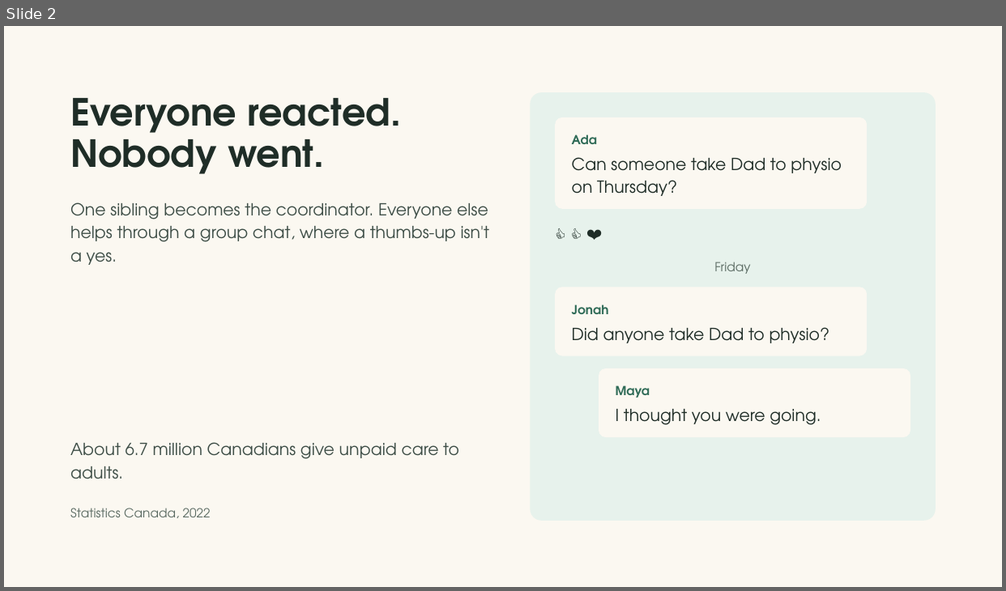
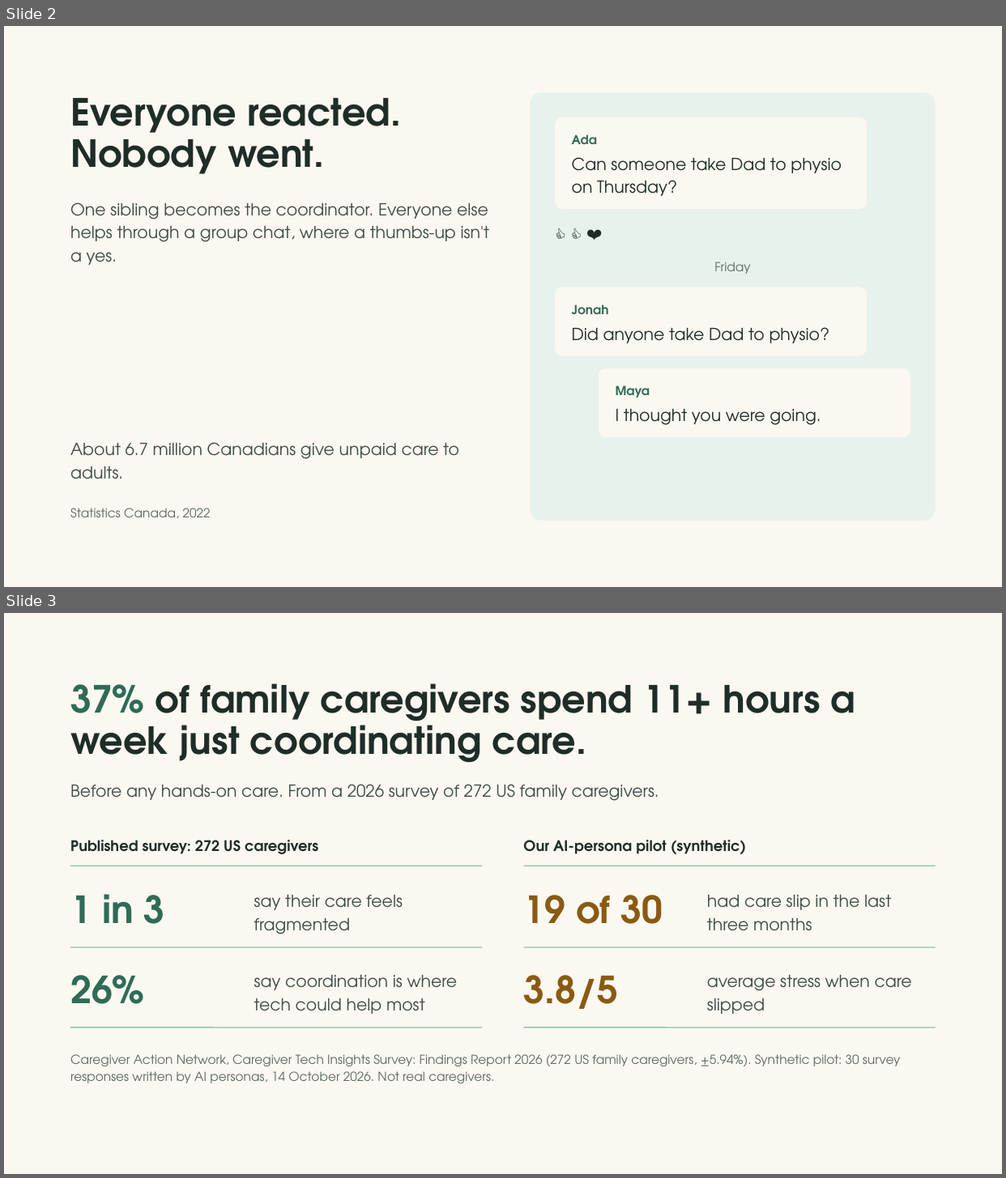
Before and after one commit to Team-Claudia/kindred, a slide deck: docs/pitch/Kindred Demo Day Pitch V3.pptx. Shown one above the other, each under a label of ours: slide 2 before the commit, slides 2 and 3 after it. The pictures are 1006x591 and 1006x1178 pixels, drawn with LibreOffice and Linux fonts; fonts in the diff are those of the drawing. Boxes give left, top, right and bottom in pixels: in the first picture for what was removed or moved away, otherwise in the second. Text is boxed around its words. In the diff, an @@ line names an element or a change of style, - is before the commit and + after.

```diff
--- a/docs/pitch/Kindred Demo Day Pitch V3.pptx
+++ b/docs/pitch/Kindred Demo Day Pitch V3.pptx
@@ slide 3 added at (4, 613, 1002, 1174), background #FBF8F1 @@
@@ title added at (70, 683, 854, 763), 36 pt, text #1F2D27, bold @@
+37% of family caregivers spend 11+ hours a week just coordinating care.
@@ text added at (70, 784, 659, 801), 16 pt, text #3D4D46 @@
+Before any hands-on care. From a 2026 survey of 272 US family caregivers.
@@ text added at (70, 840, 318, 854), 14 pt, text #1F2D27, bold @@
+Published survey: 272 US caregivers
@@ text added at (523, 840, 746, 855), 14 pt, text #1F2D27, bold @@
+Our AI-persona pilot (synthetic)
@@ line added from (70, 866) to (483, 866), #8CC3AC 1 pt @@
@@ line added from (523, 866) to (936, 866), #8CC3AC 1 pt @@
@@ text added at (70, 894, 165, 924), 36 pt, text #2F6B57, bold @@
+1 in 3
@@ text added at (254, 895, 403, 935), 16 pt, text #3D4D46 @@
+say their care feels fragmented
@@ text added at (523, 895, 663, 924), 36 pt, text #8A5A12, bold @@
+19 of 30
@@ text added at (707, 895, 891, 931), 16 pt, text #3D4D46 @@
+had care slip in the last three months
@@ line added from (70, 948) to (483, 948), #8CC3AC 1 pt @@
@@ line added from (523, 948) to (936, 948), #8CC3AC 1 pt @@
@@ text added at (70, 975, 144, 1004), 36 pt, text #2F6B57, bold @@
+26%
@@ text added at (254, 975, 458, 1014), 16 pt, text #3D4D46 @@
+say coordination is where tech could help most
@@ text added at (523, 975, 618, 1009), 36 pt, text #8A5A12, bold @@
+3.8/5
@@ text added at (707, 975, 912, 1014), 16 pt, text #3D4D46 @@
+average stress when care slipped
@@ line added from (70, 1028) to (483, 1028), #8CC3AC 1 pt @@
@@ line added from (523, 1028) to (936, 1028), #8CC3AC 1 pt @@
@@ text added at (70, 1054, 900, 1084), 12 pt, text #5B6B63 @@
+Caregiver Action Network, Caregiver Tech Insights Survey: Findings Report 2026 (272 US family caregivers, ±5.94%). Synthetic pilot: 30 survey responses written by AI personas, 14 October 2026. Not real caregivers.
```
Also in this commit, not shown: 3 slides changed, 1 slide removed, 4 other files.
